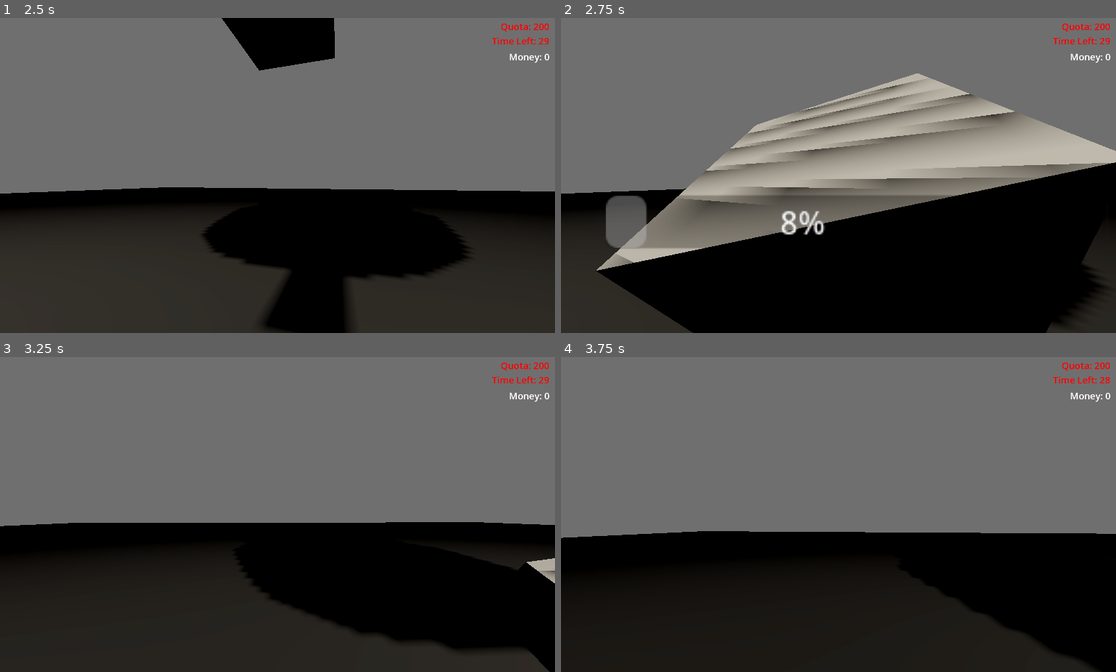
Above: before the commit, frames 1-4 (two rows, left to right).
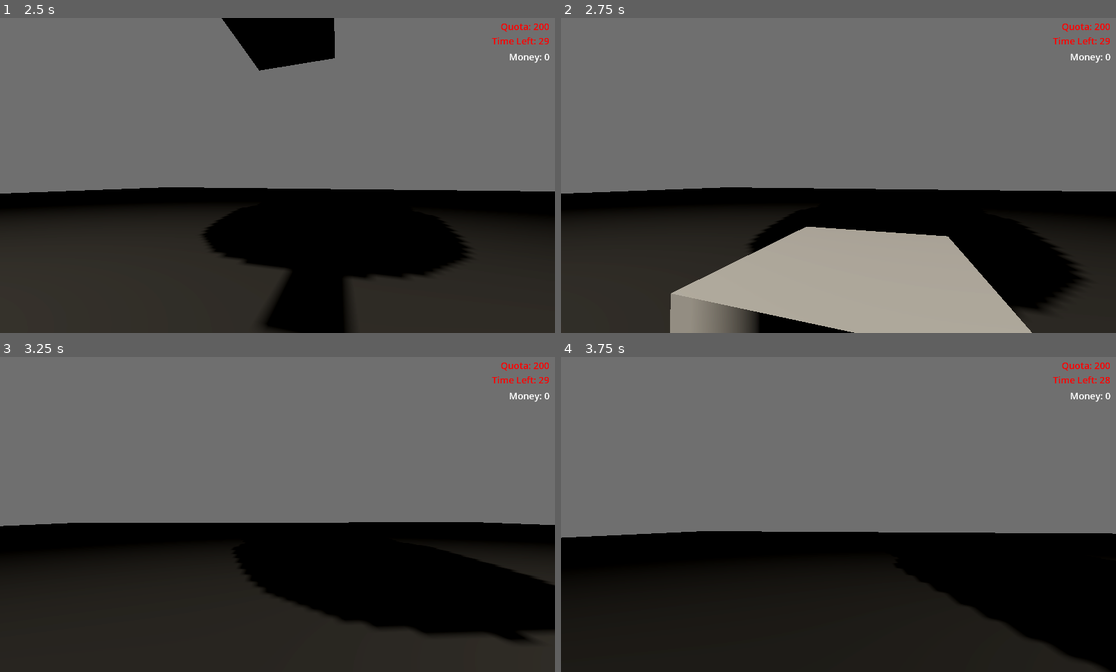
Above: after the commit, the same moments.

Repository: c0sx/ld58
Game: Godot game, scene res://scenes/main.tscn
Two runs of this game, one before a commit and one after it. Both use one fixed random seed, a clock stepped at 60 frames per second and the inputs below.
Inputs (mouse positions are in pixels of both pictures, inside the frame that each line leads up to):
- Up to frame 1 (2.5 s): tap Enter at 0.5 s; move the mouse to (271, 181) at 0.52 s; hold E (interact) 0.53-1.28 s; hold W (move_forward) from 0.53 s (still down); move the mouse to (316, 178) at 1.27 s; tap E (interact) at 1.35 s; move the mouse to (233, 172) at 2.02 s; hold E (interact) from 2.03 s (still down)
- Up to frame 2 (2.75 s): keep holding W (move_forward); keep holding E (interact)
- Up to frame 3 (3.25 s): move the mouse to (283, 514) at 2.77 s; release W (move_forward) at 2.78 s; release E (interact) at 2.78 s; hold A (move_left) from 2.78 s (still down); tap E (interact) at 2.85 s
- Up to frame 4 (3.75 s): move the mouse to (816, 508) at 3.52 s; release A (move_left) at 3.53 s; hold W (move_forward) from 3.53 s (still down); hold E (interact) from 3.53 s (still down)

Frame 1 is identical in both runs. In frame 2, 43% of the frame differs, in the area x 2-100%, y 17-100%; in frame 3, 2.2%; in frame 4, less than 0.1%.

Commit message:
fix: looting

Diff:
--- a/loot-box/loot-box.gd
+++ b/loot-box/loot-box.gd
@@ -8,7 +8,7 @@
 @onready var _viewport: SubViewport = $SubViewport
 @onready var _progress_bar: ProgressBar = $SubViewport/Control/ProgressBar
 
-var _loot_item: Node3D
+var _loot_item: LootItemResource
 var _is_picking = false
 var _picking_time = 0.0
 var _player
@@ -17,9 +17,16 @@
 	_picking_area.body_entered.connect(_on_enter)
 	_picking_area.body_exited.connect(_on_exit)
 
-func add_item(item: Node3D) -> void:
+func _process(delta: float) -> void:
+	if not _is_picking:
+		return
+
+	var progress = _pick_progress(delta)
+	if progress >= 1:
+		_pick_complete()
+
+func add_item(item: LootItemResource) -> void:
 	_loot_item = item
-	add_child(item)
 
 func _on_enter(body) -> void:
 	if not body is Player:
@@ -53,7 +60,9 @@
 	_sprite.visible = false
 
 	if _player:
+		print("rewarding", 100)
 		_player.give_reward(100)
+		_player.collect_item(_loot_item)
 
 	get_parent().remove_child(self)
 
--- a/loot-box/loot-box.tscn
+++ b/loot-box/loot-box.tscn
@@ -1,14 +1,24 @@
-[gd_scene load_steps=3 format=3 uid="uid://f5aiqtxurlnd"]
+[gd_scene load_steps=5 format=3 uid="uid://f5aiqtxurlnd"]
 
 [ext_resource type="Script" path="res://loot-box/loot-box.gd" id="1_7l1wq"]
 
+[sub_resource type="CylinderShape3D" id="CylinderShape3D_kroeo"]
+
+[sub_resource type="BoxMesh" id="BoxMesh_0n0pm"]
+
 [sub_resource type="CylinderShape3D" id="CylinderShape3D_r2twe"]
 
-[node name="LootBox" type="Node3D"]
+[node name="LootBox" type="RigidBody3D"]
 script = ExtResource("1_7l1wq")
 
+[node name="CollisionShape3D" type="CollisionShape3D" parent="."]
+shape = SubResource("CylinderShape3D_kroeo")
+
+[node name="MeshInstance3D" type="MeshInstance3D" parent="."]
+mesh = SubResource("BoxMesh_0n0pm")
+
 [node name="Area3D" type="Area3D" parent="."]
-transform = Transform3D(1.5, 0, 0, 0, 1.5, 0, 0, 0, 1.5, 0, 0, 0)
+transform = Transform3D(2, 0, 0, 0, 2, 0, 0, 0, 2, 0, 0, 0)
 
 [node name="CollisionShape3D" type="CollisionShape3D" parent="Area3D"]
 shape = SubResource("CylinderShape3D_r2twe")
--- a/loot-item/ball/ball-loot-item.tscn
+++ /dev/null
@@ -1,13 +0,0 @@
-[gd_scene load_steps=3 format=3 uid="uid://bfu1nr6yp450h"]
-
-[sub_resource type="SphereMesh" id="SphereMesh_grnrp"]
-
-[sub_resource type="SphereShape3D" id="SphereShape3D_6turd"]
-
-[node name="BallLootItem" type="RigidBody3D"]
-
-[node name="MeshInstance3D" type="MeshInstance3D" parent="."]
-mesh = SubResource("SphereMesh_grnrp")
-
-[node name="CollisionShape3D" type="CollisionShape3D" parent="."]
-shape = SubResource("SphereShape3D_6turd")
--- a/loot-item/gold-jewelry/gold-jewelry-loot-item.tscn
+++ /dev/null
@@ -1,13 +0,0 @@
-[gd_scene load_steps=3 format=3 uid="uid://kd47norhuu7d"]
-
-[sub_resource type="SphereMesh" id="SphereMesh_s14lv"]
-
-[sub_resource type="SphereShape3D" id="SphereShape3D_78rlb"]
-
-[node name="GoldJewelryLootItem" type="RigidBody3D"]
-
-[node name="MeshInstance3D" type="MeshInstance3D" parent="."]
-mesh = SubResource("SphereMesh_s14lv")
-
-[node name="CollisionShape3D" type="CollisionShape3D" parent="."]
-shape = SubResource("SphereShape3D_78rlb")
--- a/loot-item/loot-item-resourse.gd
+++ b/loot-item/loot-item-resourse.gd
@@ -3,4 +3,3 @@
 
 @export var name: String
 @export var rarity: int
-@export var scene: PackedScene
--- a/loot-item/old-toy/old-toy-loot-item.tscn
+++ /dev/null
@@ -1,13 +0,0 @@
-[gd_scene load_steps=3 format=3 uid="uid://hv1ptv2uggwq"]
-
-[sub_resource type="SphereMesh" id="SphereMesh_4e608"]
-
-[sub_resource type="SphereShape3D" id="SphereShape3D_7k8ap"]
-
-[node name="OldToyLootItem" type="RigidBody3D"]
-
-[node name="MeshInstance3D" type="MeshInstance3D" parent="."]
-mesh = SubResource("SphereMesh_4e608")
-
-[node name="CollisionShape3D" type="CollisionShape3D" parent="."]
-shape = SubResource("SphereShape3D_7k8ap")
--- a/loot-item/old-toy/old-toy.tres
+++ b/loot-item/old-toy/old-toy.tres
@@ -1,10 +1,8 @@
-[gd_resource type="Resource" script_class="LootItemResource" load_steps=3 format=3 uid="uid://cplc5y1os18kd"]
+[gd_resource type="Resource" script_class="LootItemResource" load_steps=2 format=3 uid="uid://cplc5y1os18kd"]
 
 [ext_resource type="Script" path="res://loot-item/loot-item-resourse.gd" id="1_iqisg"]
-[ext_resource type="PackedScene" uid="uid://hv1ptv2uggwq" path="res://loot-item/old-toy/old-toy-loot-item.tscn" id="1_wuu3o"]
 
 [resource]
 script = ExtResource("1_iqisg")
 name = "old toy"
 rarity = 2
-scene = ExtResource("1_wuu3o")
--- a/player/player.gd
+++ b/player/player.gd
@@ -15,6 +15,7 @@
 var _rotation: Vector3 = Vector3.ZERO
 var _vertical_looking_limit: int = 60
 var _interactable: Node3D
+var _inventory: Dictionary = {} # [string, int]
 
 var _money: float = 0.0
 
@@ -56,6 +57,9 @@
 	_money += value
 	emit_signal("money_changed", _money)
 
+func collect_item(item: LootItemResource) -> void:
+	print("collected: ", item)
+
 func has_enough_money(value: float) -> bool:
 	return _money >= value
 
--- a/scenes/main-scene.gd
+++ b/scenes/main-scene.gd
@@ -3,7 +3,7 @@
 @onready var _ui: MainSceneUI = $UI
 @onready var _working_zone: WorkingZone = $WorkingZone
 @onready var _player: Player = $Player
-@onready var _button: TubeButton = $TubeButton
+@onready var _tube_button: TubeButton = $TubeButton
 @onready var _tube: Tube = $Tube
 @onready var _quota: Quota = $Quota
 @onready var _pause_controller: PauseController = $PauseController
@@ -12,15 +12,14 @@
 
 var _first_interacted = false
 var _is_quota_started = false
-var _is_paused = false
 
 func _ready() -> void:
 	_working_zone.enter_working_zone.connect(_on_enter_working_zone)
 	_working_zone.exit_working_zone.connect(_on_exit_working_zone)
 
-	_button.enter_button_area.connect(_on_enter_button_area)
-	_button.exit_button_area.connect(_on_exit_button_area)
-	_button.pressed.connect(_on_button_pressed)
+	_tube_button.enter_button_area.connect(_on_enter_button_area)
+	_tube_button.exit_button_area.connect(_on_exit_button_area)
+	_tube_button.pressed.connect(_on_button_pressed)
 
 	_player.money_changed.connect(_on_money_changed)
 
--- a/scenes/main.tscn
+++ b/scenes/main.tscn
@@ -6,9 +6,12 @@
 [ext_resource type="PackedScene" uid="uid://cd8vh3bcgo2h8" path="res://tube/tube.tscn" id="2_dp1qa"]
 [ext_resource type="PackedScene" uid="uid://bmufxbymoqsd7" path="res://pause-controller/pause-controller.tscn" id="2_dvdun"]
 [ext_resource type="PackedScene" uid="uid://cauq8w1d5shxk" path="res://tube-button/tube-button.tscn" id="3_u0ha8"]
-[ext_resource type="Script" path="res://loot-item/loot-item-resourse.gd" id="5_ytluv"]
+[ext_resource type="PackedScene" uid="uid://f5aiqtxurlnd" path="res://loot-box/loot-box.tscn" id="5_vodq4"]
 [ext_resource type="PackedScene" uid="uid://bfjd0cwaleh0b" path="res://ui/ui.tscn" id="6_0dwyr"]
+[ext_resource type="Resource" uid="uid://dwv6c20n2o4wx" path="res://loot-item/ball/ball.tres" id="6_o3sgs"]
 [ext_resource type="PackedScene" uid="uid://dsve5jxi3op64" path="res://quota/quota.tscn" id="7_mm867"]
+[ext_resource type="Resource" uid="uid://ca8rhfuv4qtq6" path="res://loot-item/gold-jewelry/gold-jewelry.tres" id="7_tsmho"]
+[ext_resource type="Resource" uid="uid://cplc5y1os18kd" path="res://loot-item/old-toy/old-toy.tres" id="8_llufd"]
 [ext_resource type="PackedScene" uid="uid://ckhaeb7af0hr" path="res://game-over-screen/game-over-screen.tscn" id="11_pthsh"]
 [ext_resource type="PackedScene" uid="uid://bleya7mqfp6v6" path="res://pause-screen/pause-screen.tscn" id="12_p2wha"]
 
@@ -34,113 +37,6 @@
 
 [sub_resource type="ConcavePolygonShape3D" id="ConcavePolygonShape3D_1uxj4"]
 data = PackedVector3Array(1, 0, 1, -1, 0, 1, 1, 0, -1, -1, 0, 1, -1, 0, -1, 1, 0, -1)
-
-[sub_resource type="GDScript" id="GDScript_rxhpq"]
-script/source = "class_name LootItem
-extends Node3D
-
-@export var reward_approx: float = 100
-@export var pick_duration: float = 1.5
-
-@onready var _picking_area: Area3D = $Area3D
-@onready var _sprite: Sprite3D = $Sprite3D
-@onready var _sub_viewport: SubViewport = $SubViewport
-@onready var _progress_bar: ProgressBar = $SubViewport/Control/ProgressBar
-
-var _is_picking = false
-var _picking_time = 0.0
-var _player
-
-func _ready() -> void:
-	_picking_area.body_entered.connect(_on_enter)
-	_picking_area.body_exited.connect(_on_exit)
-
-func _process(delta: float) -> void:
-	if not _is_picking:
-		return
-
-	var progress = _pick_progress(delta)
-	if progress >= 1:
-		_pick_complete()
-
-func _on_enter(body) -> void:
-	if not body is Player:
-		return
-
-	_player = body
-	_pick_start()
-
-func _on_exit(body) -> void:
-	if not body is Player:
-		return
-
-	_pick_cancel()
-
-func _pick_start() -> void:
-	_is_picking = true
-	_picking_time = 0.0
-
-	_sprite.texture = _sub_viewport.get_texture()
-	_sprite.visible = true
-
-func _pick_progress(delta: float) -> float:
-	_picking_time = clamp(_picking_time + delta, 0.0, pick_duration)
-	var progress = _picking_time / pick_duration
-	_progress_bar.value = progress * 100
-
-	return progress
-
-func _pick_complete() -> void:
-	_is_picking = false
-	_sprite.visible = false
-
-	if _player:
-		var reward = _calc_reward()
-		_player.give_reward(reward)
-
-	get_parent().remove_child(self)
-
-func _pick_cancel() -> void:
-	_is_picking = false
-	_sprite.visible = false
-	_player = null
-
-func _calc_reward() -> float:
-	var diff = reward_approx / 2
-
-	return randf_range(reward_approx - diff, reward_approx + diff)
-"
-
-[sub_resource type="BoxShape3D" id="BoxShape3D_x15mb"]
-
-[sub_resource type="BoxMesh" id="BoxMesh_ca3ry"]
-
-[sub_resource type="CylinderShape3D" id="CylinderShape3D_xlr6b"]
-
-[sub_resource type="PackedScene" id="PackedScene_2674t"]
-_bundled = {
-"conn_count": 0,
-"conns": PackedInt32Array(),
-"editable_instances": [],
-"names": PackedStringArray("LootItem", "script", "RigidBody3D", "CollisionShape3D", "shape", "MeshInstance3D", "mesh", "Area3D", "transform", "Sprite3D", "billboard", "no_depth_test", "SubViewport", "disable_3d", "transparent_bg", "gui_disable_input", "size", "render_target_update_mode", "Control", "layout_mode", "anchors_preset", "anchor_right", "anchor_bottom", "offset_right", "grow_horizontal", "grow_vertical", "ProgressBar", "anchor_left", "anchor_top", "offset_left", "offset_top", "offset_bottom"),
-"node_count": 9,
-"node_paths": [],
-"nodes": PackedInt32Array(-1, -1, 2, 0, -1, 1, 1, 0, 0, 0, 0, 3, 3, -1, 1, 4, 1, 0, 0, 0, 5, 5, -1, 1, 6, 2, 0, 0, 0, 7, 7, -1, 1, 8, 3, 0, 3, 0, 3, 3, -1, 1, 4, 4, 0, 0, 0, 9, 9, -1, 2, 10, 5, 11, 6, 0, 0, 0, 12, 12, -1, 5, 13, 6, 14, 6, 15, 6, 16, 7, 17, 8, 0, 6, 0, 18, 18, -1, 7, 19, 9, 20, 10, 21, 11, 22, 11, 23, 12, 24, 13, 25, 13, 0, 7, 0, 26, 26, -1, 12, 19, 5, 20, 14, 27, 15, 28, 15, 21, 15, 22, 15, 29, 16, 30, 17, 23, 18, 31, 19, 24, 13, 25, 13, 0),
-"variants": [SubResource("GDScript_rxhpq"), SubResource("BoxShape3D_x15mb"), SubResource("BoxMesh_ca3ry"), Transform3D(1.5, 0, 0, 0, 1.5, 0, 0, 0, 1.5, 0, 0, 0), SubResource("CylinderShape3D_xlr6b"), 1, true, Vector2i(256, 100), 4, 3, 15, 1.0, -56.0, 2, 8, 0.5, -100.0, -13.5, 100.0, 13.5],
-"version": 3
-}
-
-[sub_resource type="Resource" id="Resource_6wcbw"]
-script = ExtResource("5_ytluv")
-name = "garbage"
-rarity = 0
-scene = SubResource("PackedScene_2674t")
-
-[sub_resource type="Resource" id="Resource_ucvk3"]
-script = ExtResource("5_ytluv")
-name = "golden_sphere"
-rarity = 10
-scene = SubResource("PackedScene_2674t")
 
 [node name="Main" type="Node3D"]
 script = ExtResource("1_bir4h")
@@ -176,7 +72,8 @@
 
 [node name="Tube" parent="." instance=ExtResource("2_dp1qa")]
 transform = Transform3D(1, 0, 0, 0, 1, 0, 0, 0, 1, 2.08165e-12, 10, 2.08165e-12)
-items = Array[ExtResource("5_ytluv")]([SubResource("Resource_6wcbw"), SubResource("Resource_ucvk3")])
+box_scene = ExtResource("5_vodq4")
+items = Array[Resource("res://loot-item/loot-item-resourse.gd")]([ExtResource("6_o3sgs"), ExtResource("7_tsmho"), ExtResource("8_llufd")])
 
 [node name="TubeButton" parent="." instance=ExtResource("3_u0ha8")]
 transform = Transform3D(-0.223795, 0, -0.974636, 0, 1, 0, 0.974636, 0, -0.223795, 2.08165e-12, 2.08165e-12, 10)
--- a/tube/tube.gd
+++ b/tube/tube.gd
@@ -12,8 +12,7 @@
 	_spawner.items = items
 
 func spawn() -> void:
-	var resouce = _spawner.spawn()
-	var item = resouce.scene.instantiate()
+	var item = _spawner.spawn()
 	var box = box_scene.instantiate()
 	box.add_item(item)
 
--- a/tube/tube.tscn
+++ b/tube/tube.tscn
@@ -1,11 +1,7 @@
-[gd_scene load_steps=11 format=3 uid="uid://cd8vh3bcgo2h8"]
+[gd_scene load_steps=7 format=3 uid="uid://cd8vh3bcgo2h8"]
 
 [ext_resource type="Script" path="res://tube/tube.gd" id="1_yhdt5"]
 [ext_resource type="PackedScene" uid="uid://cpjbpxu3if5h2" path="res://tube/spawner/spawner.tscn" id="2_d8uav"]
-[ext_resource type="PackedScene" uid="uid://f5aiqtxurlnd" path="res://loot-box/loot-box.tscn" id="2_t5pm2"]
-[ext_resource type="Resource" uid="uid://cplc5y1os18kd" path="res://loot-item/old-toy/old-toy.tres" id="3_t8143"]
-[ext_resource type="Resource" uid="uid://dwv6c20n2o4wx" path="res://loot-item/ball/ball.tres" id="4_cl0ch"]
-[ext_resource type="Resource" uid="uid://ca8rhfuv4qtq6" path="res://loot-item/gold-jewelry/gold-jewelry.tres" id="5_0m8t1"]
 
 [sub_resource type="CylinderMesh" id="CylinderMesh_utvtq"]
 
@@ -19,8 +15,6 @@
 
 [node name="Tube" type="Node3D"]
 script = ExtResource("1_yhdt5")
-box_scene = ExtResource("2_t5pm2")
-items = Array[Resource("res://loot-item/loot-item-resourse.gd")]([ExtResource("3_t8143"), ExtResource("4_cl0ch"), ExtResource("5_0m8t1")])
 
 [node name="Spawner" parent="." instance=ExtResource("2_d8uav")]
 transform = Transform3D(5, 0, 0, 0, 10, 0, 0, 0, 5, 2.08165e-12, 10, 2.08165e-12)
Not shown: 1 places in scenes/main.tscn that only renumber resources
